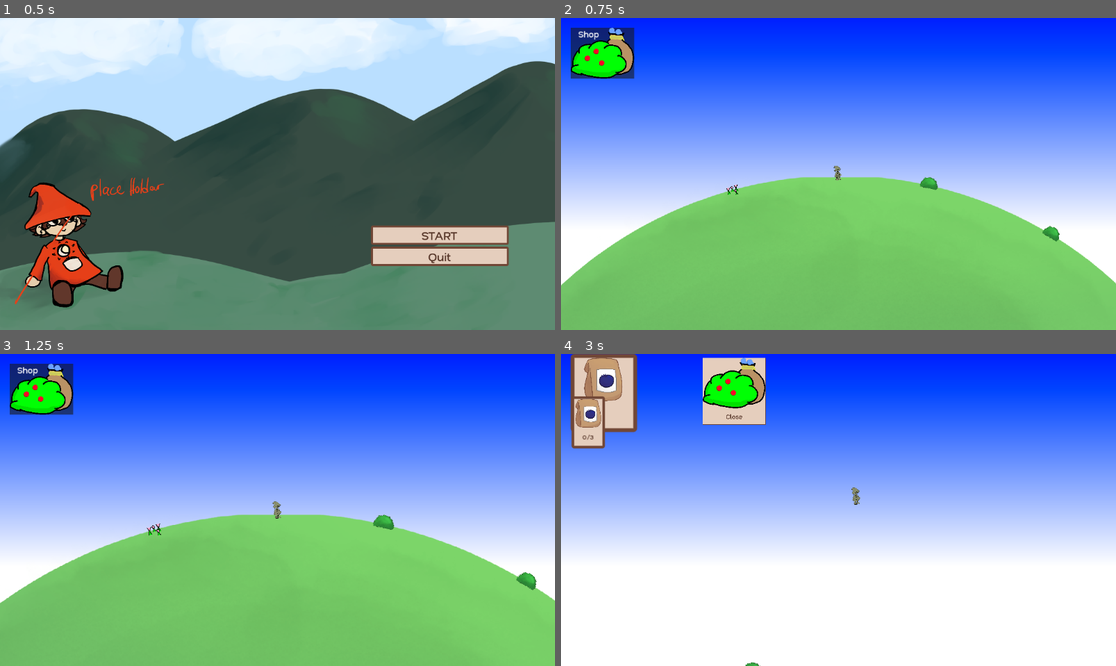
Above: before the commit, frames 1-4 (two rows, left to right).
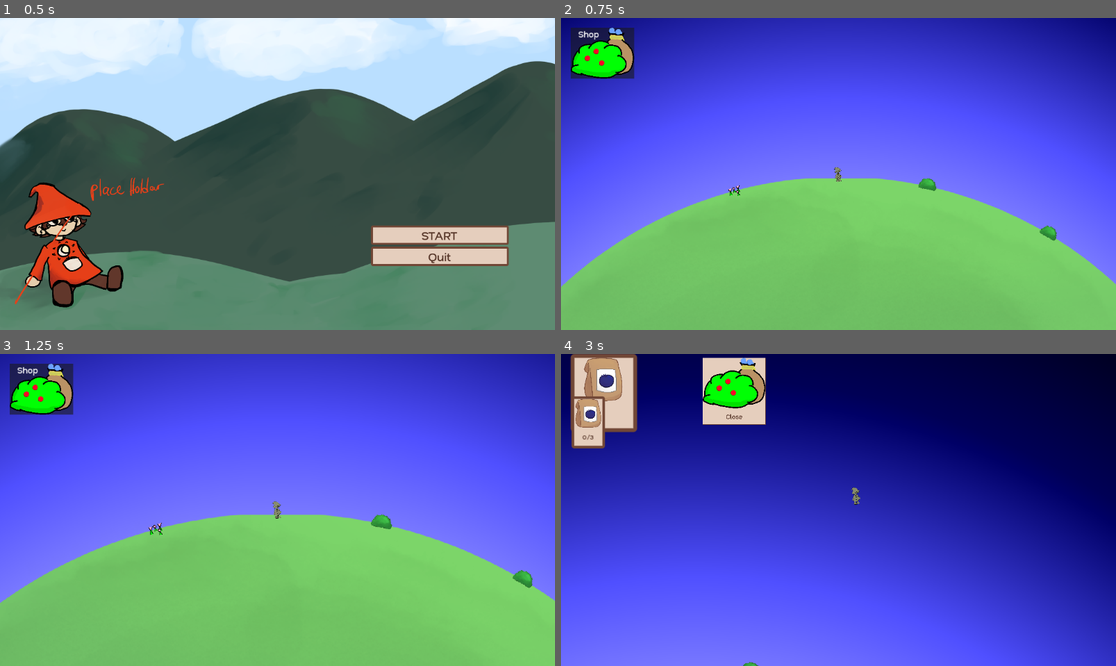
Above: after the commit, the same moments.

Repository: Jarten0/farming_loops
Game: Godot game, scene res://Menu/main_menu.tscn
The game is run twice, just before and just after one commit, with the same random seed, the same clock (stepped at 60 frames per second) and the same inputs.
Inputs (mouse positions are in pixels of both pictures, inside the frame that each line leads up to):
- Up to frame 1 (0.5 s): no input
- Up to frame 2 (0.75 s): click "START" at 0.5 s
- Up to frame 3 (1.25 s): no input
- Up to frame 4 (3 s): click "Shop" at 1.25 s; move the mouse to (960, 494) at 2.02 s; hold D (move_right) 2.03-2.78 s; hold W (float) 2.03-2.78 s; tap Space (jump) at 2.27 s; tap Z (plant) at 2.3, 2.85 s; move the mouse to (727, 525) at 2.77 s; hold A (move_left) from 2.78 s (still down)

Frame 1 is identical in both runs. In frame 2, 61% of the frame differs, in the area x 0-100%, y 0-87%; in frame 3, 59%; in frame 4, 94%, in the area x 0-100%, y 0-100%.

Commit message:
sun shader

Diff:
--- a/global/main_scene.tscn
+++ b/global/main_scene.tscn
@@ -11,13 +11,14 @@
 [ext_resource type="Script" uid="uid://60veij5n47b6" path="res://global/interaction.gd" id="5_xckwb"]
 [ext_resource type="Texture2D" uid="uid://cr3hkpofs4phx" path="res://planets/sun.png" id="6_6c5vy"]
 [ext_resource type="PackedScene" uid="uid://bd4umycytky1o" path="res://plants/carrot/carrot.tscn" id="6_wdra6"]
-[ext_resource type="Shader" uid="uid://dsfw26xqtiyv2" path="res://shaders/Sky_Shader.tres" id="6_y5dew"]
 [ext_resource type="Script" uid="uid://cqi8ky2e2nm1p" path="res://planets/sun.gd" id="7_kea51"]
 [ext_resource type="PackedScene" uid="uid://te627hnr5stl" path="res://plants/wheat/wheat.tscn" id="7_w46co"]
 [ext_resource type="PackedScene" uid="uid://c64p3i7qsn8dw" path="res://plants/strawberry/strawberry.tscn" id="12_0ponj"]
 [ext_resource type="Script" uid="uid://b56pfl8me04lw" path="res://planets/planet.gd" id="12_wdra6"]
 [ext_resource type="Script" uid="uid://boi40qq7j2mf3" path="res://global/prediction_sun.gd" id="15_g6516"]
 [ext_resource type="Texture2D" uid="uid://co3xpj8vq2ljd" path="res://planets/prediction.png" id="16_5iijm"]
+[ext_resource type="Shader" uid="uid://b0s0p048f338o" path="res://shy_shader.gdshader" id="18_5iijm"]
+[ext_resource type="Script" uid="uid://bpn47ohiaamtr" path="res://global/update_bg_uniforms.gd" id="19_s4p88"]
 [ext_resource type="PackedScene" uid="uid://20pneilng725" path="res://planets/Big_Low_Grav.tscn" id="21_s4p88"]
 [ext_resource type="PackedScene" uid="uid://bywyunnijc74k" path="res://planets/Small_Dense.tscn" id="22_orquc"]
 
@@ -28,11 +29,11 @@
 [sub_resource type="CircleShape2D" id="CircleShape2D_62ela"]
 
 [sub_resource type="ShaderMaterial" id="ShaderMaterial_xckwb"]
-shader = ExtResource("6_y5dew")
-shader_parameter/Top_Color = Color(0.05, 0.303333, 1, 1)
-shader_parameter/Bottom_Color = Color(1, 1, 1, 1)
-shader_parameter/Horizon_Height = -0.505
-shader_parameter/Horizon_Sharpness = 5.515
+shader = ExtResource("18_5iijm")
+shader_parameter/near_planet_pos = Vector2(600, 300)
+shader_parameter/near_planet_size = 200.0
+shader_parameter/sun_pos = Vector2(600, 272.14)
+shader_parameter/test = 0.0
 
 [node name="Level" type="Node2D" node_paths=PackedStringArray("harvestable_plants", "planets")]
 script = ExtResource("5_xckwb")
@@ -98,7 +99,7 @@
 [node name="Earth" type="MeshInstance2D" parent="."]
 z_index = -6
 texture_filter = 1
-position = Vector2(0, 5000)
+position = Vector2(12, 5080)
 scale = Vector2(9900, 9900)
 mesh = SubResource("QuadMesh_8mm7a")
 texture = ExtResource("3_kea51")
@@ -120,6 +121,7 @@
 script = ExtResource("15_g6516")
 base_sun = NodePath("..")
 trail_texture = ExtResource("16_5iijm")
+max_steps = 500
 velocity = Vector2(5000, 0)
 
 [node name="CollisionShape2D" type="CollisionShape2D" parent="Sun"]
@@ -158,19 +160,20 @@
 [node name="Backdrop" type="CanvasLayer" parent="."]
 layer = -1
 
-[node name="ColorRect" type="ColorRect" parent="Backdrop"]
+[node name="ColorRect" type="ColorRect" parent="Backdrop" node_paths=PackedStringArray("collections", "camera", "sun")]
 material = SubResource("ShaderMaterial_xckwb")
 anchors_preset = 15
 anchor_right = 1.0
 anchor_bottom = 1.0
-offset_left = -1729.0
-offset_top = -879.0
-offset_right = 559.0
-offset_bottom = 409.0
+offset_right = 2288.0
+offset_bottom = 1288.0
 grow_horizontal = 2
 grow_vertical = 2
-scale = Vector2(1, 0.993093)
 mouse_filter = 2
+script = ExtResource("19_s4p88")
+collections = NodePath("../..")
+camera = NodePath("../../MainCamera")
+sun = NodePath("../../Sun")
 
 [node name="UI" type="CanvasLayer" parent="."]
 
--- a/global/prediction_sun.gd
+++ b/global/prediction_sun.gd
@@ -26,8 +26,8 @@
 
 func _physics_process(delta: float) -> void:
 
-	if base_sun.step % 10 == 0 && simuli[base_sun.step / 10 % 1000]:
-		simuli[base_sun.step / 10 % 1000].queue_free()
+	if base_sun.step % 10 == 0 && simuli[base_sun.step / 10 % max_steps]:
+		simuli[base_sun.step / 10 % max_steps].queue_free()
 
 	if step >= max_steps + base_sun.step - 9:
 		return
--- /dev/null
+++ b/global/update_bg_uniforms.gd
@@ -0,0 +1,27 @@
+extends ColorRect
+
+@export var collections: Collections
+@export var camera: Camera2D
+@export var sun: Node2D
+
+func _process(delta: float) -> void:
+	var near_planet: Planet
+	for planet in collections.planets:
+		var distance = camera.global_position - planet.global_position
+		if distance.length() < planet.size * 20.:
+			near_planet = planet
+			break
+
+	if !near_planet:
+		(material as ShaderMaterial).set_shader_parameter("near_planet_pos", Vector2.ZERO)
+		(material as ShaderMaterial).set_shader_parameter("near_planet_size", Vector2.ZERO)
+
+		return
+
+	var new_transform = get_viewport().canvas_transform * near_planet.global_transform
+	var camera_scale = camera.zoom.x
+	var sun_transform = get_viewport().canvas_transform * sun.global_transform
+
+	(material as ShaderMaterial).set_shader_parameter("near_planet_pos", new_transform.get_origin())
+	(material as ShaderMaterial).set_shader_parameter("near_planet_size", near_planet.size * camera_scale)
+	(material as ShaderMaterial).set_shader_parameter("sun_pos", sun_transform.get_origin() )
--- a/protag/protag.gd
+++ b/protag/protag.gd
@@ -69,7 +69,7 @@
 	if !Input.is_action_just_pressed("plant"):
 		return;
 
-	plant(plant_type)
+	#plant(plant_type)
 
 
 func plant(type: Harvestable.PlantType):
@@ -129,7 +129,13 @@
 
 
 
-func _on_shop_purchased(type: Harvestable.PlantType, cost: int, price_type: Harvestable.PlantType) -> void:
+func _on_shop_purchased(
+	#type: Harvestable.PlantType, cost: int, price_type: Harvestable.PlantType
+	purchase_button: PurchaseButton
+) -> void:
+	var type = purchase_button.buying
+	var cost = purchase_button.cost
+	var price_type = purchase_button.cost_type
 	var cost_type = Harvestable.variant_to_string(price_type)
 	if inventory[cost_type] < cost:
 		return
@@ -142,6 +148,7 @@
 		Harvestable.PlantType.SmallPlanet:
 			activate_place_planet()
 			return
+	purchase_button.increase_cost()
 	plant(type)
 
 func activate_place_planet():
--- a/shaders/Sky_Shader.tres
+++ b/shaders/Sky_Shader.tres
@@ -85,7 +85,7 @@
 
 }
 "
-graph_offset = Vector2(-260.926, -383.473)
+graph_offset = Vector2(-465.473, -122.528)
 mode = 1
 flags/light_only = false
 preview_params/Top_Color = "Color(0, 0, 0, 1)"
--- a/shop/buy_icon.gd
+++ b/shop/buy_icon.gd
@@ -7,7 +7,7 @@
 	if visible:
 		return
 	for child in get_children():
-		if child is BuyWith:
+		if child is PurchaseButton:
 			if child.unlocked:
 				visible = true
 				return
--- a/shop/buy_with_.gd
+++ b/shop/buy_with_.gd
@@ -1,7 +1,7 @@
-class_name BuyWith
+class_name PurchaseButton
 extends Button
 
-signal bought(buy_with: BuyWith)
+signal bought(buy_with: PurchaseButton)
 
 @export var unlocked = false
 @export var buying: Harvestable.PlantType
@@ -20,3 +20,6 @@
 
 func _on_pressed() -> void:
 	bought.emit(self)
+
+func increase_cost():
+	cost += 1
--- a/shop/shop_ui.gd
+++ b/shop/shop_ui.gd
@@ -1,13 +1,11 @@
 extends Control
 
-signal purchased(type: Harvestable.PlantType, cost: int, price_type: Harvestable.PlantType)
+signal purchased(button: PurchaseButton)
 
 @export var protag: Protag
 @export var buttons: Array[Node2D]
 
-func _on_buy_with_pressed(buy_with: BuyWith) -> void:
+func _on_buy_with_pressed(buy_with: PurchaseButton) -> void:
 	purchased.emit(
-		buy_with.buying,
-		buy_with.cost,
-		buy_with.cost_type
+		buy_with
 	)
--- /dev/null
+++ b/shy_shader.gdshader
@@ -0,0 +1,31 @@
+shader_type canvas_item;
+
+uniform vec2 near_planet_pos;
+uniform float near_planet_size;
+uniform vec2 sun_pos;
+uniform float test;
+
+void fragment() {
+	float distance_from_planet = length(FRAGCOORD.xy - near_planet_pos);
+	vec2 direction = normalize(FRAGCOORD.xy - near_planet_pos);
+	vec2 direction2 = normalize(sun_pos - near_planet_pos);
+	float sun_distance = length(sun_pos - near_planet_pos) ;
+	float dot_result = ((dot(direction, direction2) * sun_distance) );
+
+	float distance_ = distance(FRAGCOORD.xy, near_planet_pos) / near_planet_size;
+
+	float correct_direction = clamp(dot_result - 1.5, 0., 1.);
+	float clamped_color = clamp(distance_ - 0.6, 0.0, 1.0);
+	float blue = clamp((distance_ / 1.3) -0.6, 0.0, 1.0);
+
+	vec4 gradient = vec4((0.8 * correct_direction) - (clamped_color / 1.2) );
+	vec4 blue_gradient = vec4(0., 0., (1. * correct_direction) - blue, 1.);
+	gradient.a = 1.;
+
+	COLOR = (blue_gradient + gradient) ;
+	//COLOR = vec4(direction.x, direction.y, dot_result, 1.);
+	//COLOR = vec4((correct_direction));
+	//if (distance(FRAGCOORD.xy, near_planet_pos) < 30.) {
+		//COLOR = vec4(0.,0.,0.,1.);
+	//}
+}
Not shown: 1 places in global/main_scene.tscn that only renumber resources
Not shown, added: global/update_bg_uniforms.gd.uid
Not shown, added: shy_shader.gdshader.uid
